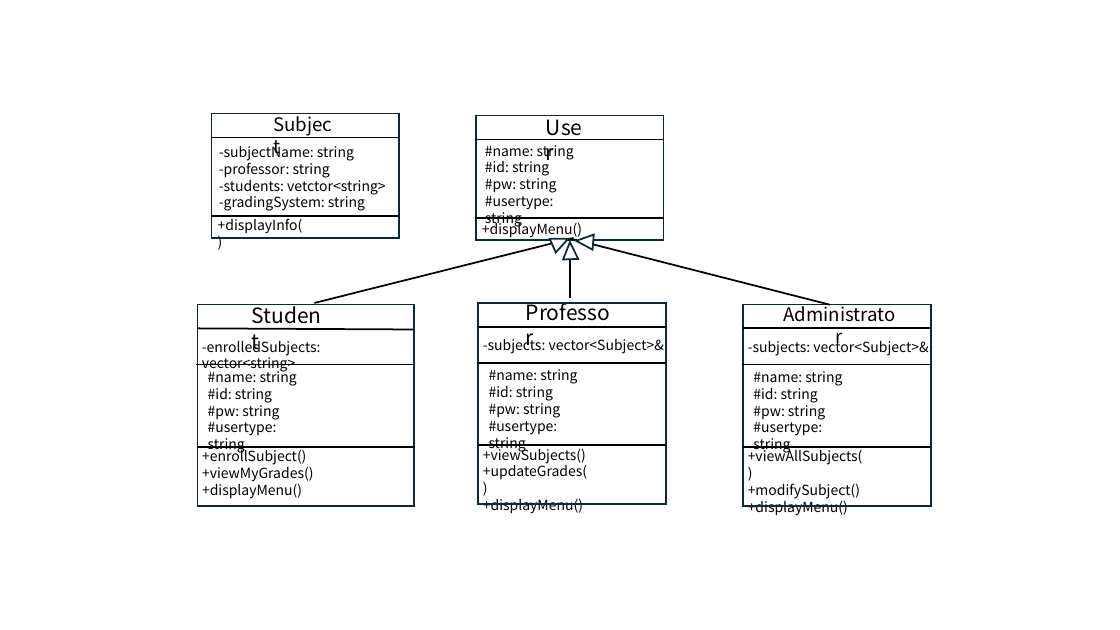
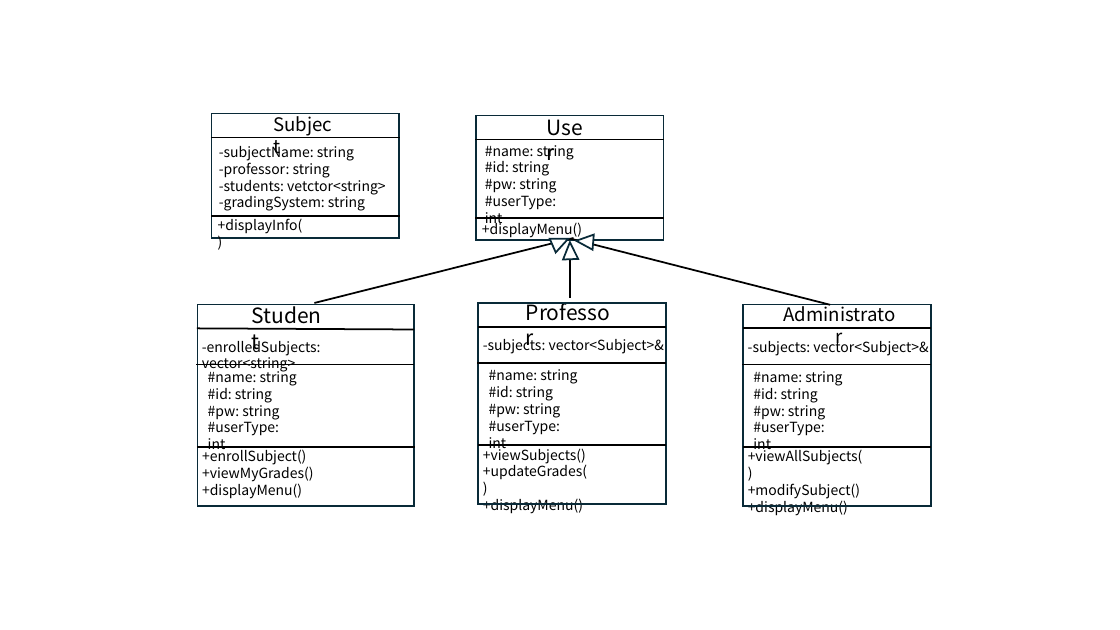
Before and after one commit to gogooma125732/oop_calculator, a slide deck: slide 1 of UML.pptx. Drawn at 1120x630 pixels with LibreOffice and Linux fonts; fonts in the diff are those of the drawing. Boxes give left, top, right and bottom in pixels: in the first picture for what was removed or moved away, otherwise in the second. Text is boxed around its words. In the diff, an @@ line names an element or a change of style, - is before the commit and + after.

```diff
--- a/UML.pptx
+++ b/UML.pptx
@@ text at box(485, 192, 556, 227): text changed @@
-#usertype: string
+#userType: int
@@ text at box(208, 419, 279, 454): text changed @@
-#usertype: string
+#userType: int
@@ text at box(489, 417, 560, 451): text changed @@
-#usertype: string
+#userType: int
@@ text at box(753, 419, 824, 454): text changed @@
-#usertype: string
+#userType: int
```
Also in this commit, not shown: 5 other files.
